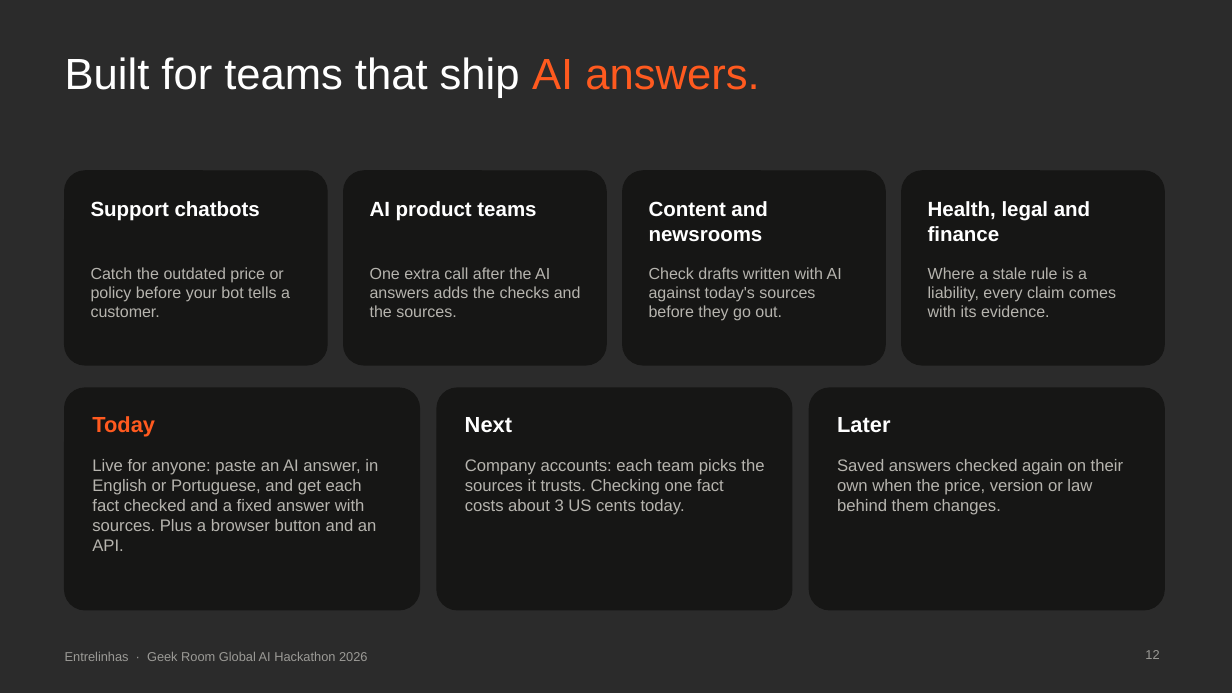
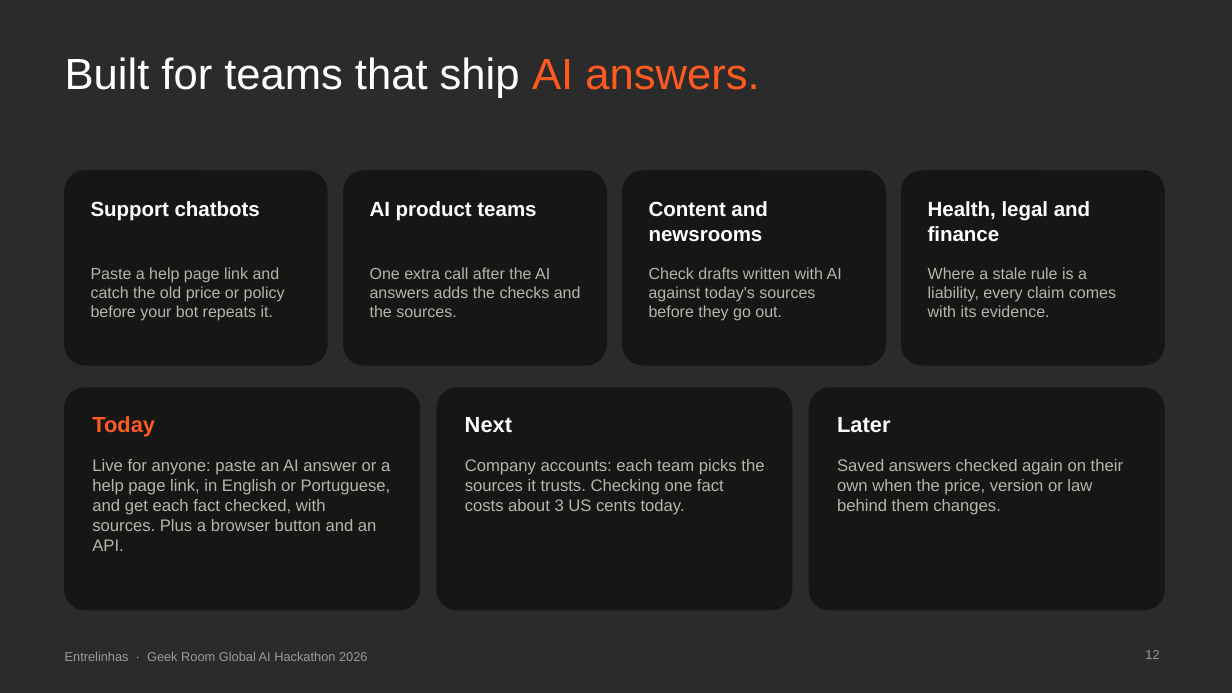
Before and after one commit to contatoalicecandido-lab/entrelinhas, a slide deck: slide 12 of submission/Entrelinhas_Pitch_Deck.pptx. Drawn at 1232x693 pixels with LibreOffice and Linux fonts; fonts in the diff are those of the drawing; background and template pictures are left out; a plain dark background stands for a picture behind light text. Boxes give left, top, right and bottom in pixels: in the first picture for what was removed or moved away, otherwise in the second. Text is boxed around its words. In the diff, an @@ line names an element or a change of style, - is before the commit and + after.

```diff
--- a/submission/Entrelinhas_Pitch_Deck.pptx
+++ b/submission/Entrelinhas_Pitch_Deck.pptx
@@ text at (x1=91, y1=267, x2=285, y2=321): text changed @@
-Catch the outdated price or policy before your bot tells a customer.
+Paste a help page link and catch the old price or policy before your bot repeats it.
@@ text at (x1=92, y1=459, x2=391, y2=551): text changed @@
-Live for anyone: paste an AI answer, in English or Portuguese, and get each fact checked and a fixed answer with sources. Plus a browser button and an API.
+Live for anyone: paste an AI answer or a help page link, in English or Portuguese, and get each fact checked, with sources. Plus a browser button and an API.
```
Also in this commit, not shown: 3 other slides changed, 20 other files.
